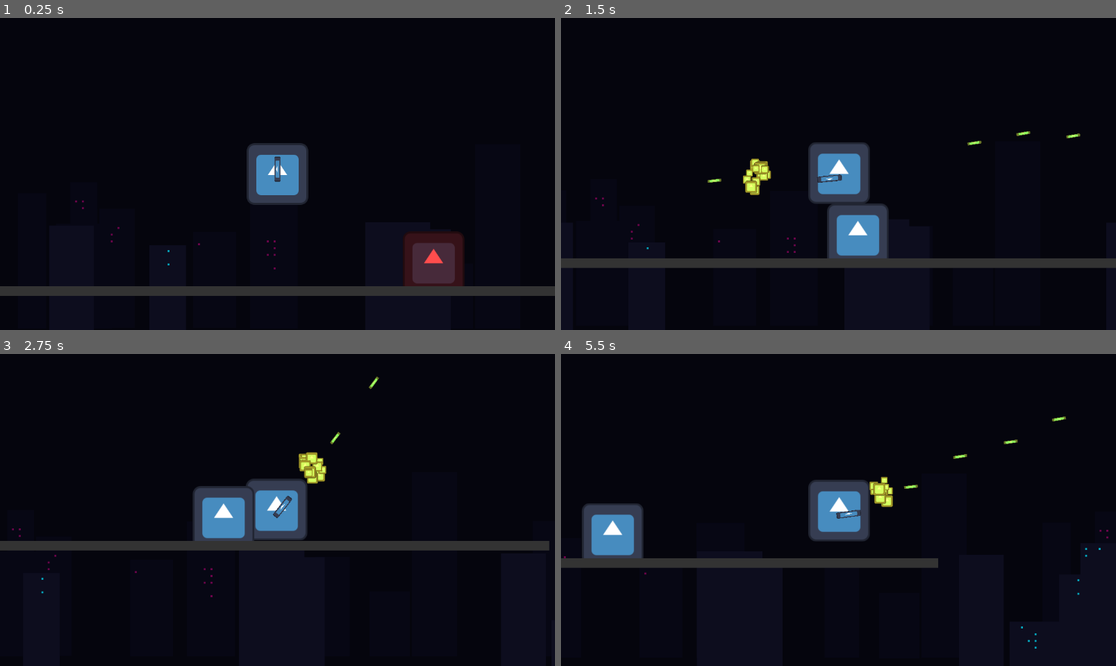
Above: before the commit, frames 1-4 (two rows, left to right).
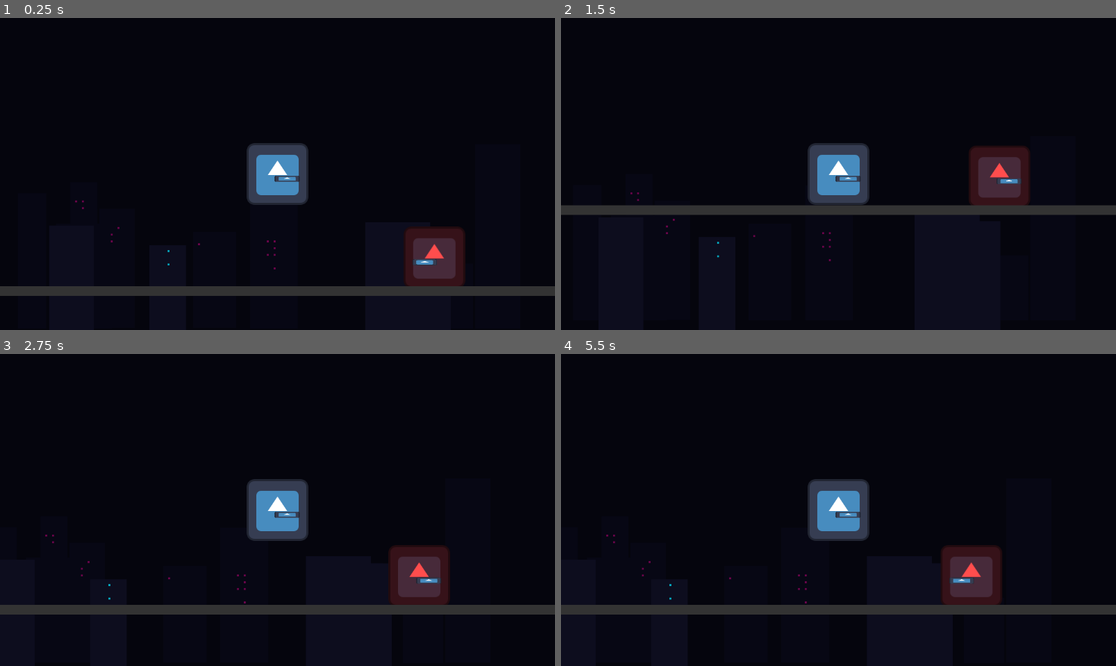
Above: after the commit, the same moments.

Repository: Viet-6/test-pcaF
Game: Godot game, scene res://scenes/levels/test_level.tscn
Same seed, same stepped clock (60 frames per second), same inputs: the game is played once before the commit and once after it. The engine's default icon, where the game draws it, is replaced by a stand-in: a white triangle on a blue panel in a dark square.
Inputs (mouse positions are in pixels of both pictures, inside the frame that each line leads up to):
- Up to frame 1 (0.25 s): no input
- Up to frame 2 (1.5 s): move the mouse to (960, 158) at 0.52 s; press the mouse at (960, 158) at 0.53 s; hold D (move_right) from 0.53 s (still down); tap Space (jump) at 0.77 s; move the mouse to (727, 189) at 1.27 s; release the mouse at (727, 189) at 1.28 s; click (727, 189) at 1.35 s
- Up to frame 3 (2.75 s): tap Space (jump) at 1.52 s; move the mouse to (333, 441) at 2.02 s; release D (move_right) at 2.03 s; press the mouse at (333, 441) at 2.03 s; hold A (move_left) from 2.03 s (still down)
- Up to frame 4 (5.5 s): move the mouse to (810, 572) at 2.77 s; release A (move_left) at 2.78 s; release the mouse at (810, 572) at 2.78 s; hold D (move_right) 2.78-4.28 s; click (810, 572) at 2.85 s; tap Space (jump) at 3.02, 3.77, 4.52 s; move the mouse to (1005, 556) at 3.52 s; press the mouse at (1005, 556) at 3.53 s; move the mouse to (672, 463) at 4.27 s; release the mouse at (672, 463) at 4.28 s; hold A (move_left) 4.28-5.03 s; click (672, 463) at 4.35 s; move the mouse to (866, 510) at 5.02 s; press the mouse at (866, 510) at 5.03 s; hold D (move_right) from 5.03 s (still down)

The runs differ from the first frame. In frame 1, 0.7% of the frame differs, in the area x 49-84%, y 44-86%; in frame 2, 11%; in frame 3, 11%, in the area x 0-100%, y 7-84%; in frame 4, 9.9%.
Error after the commit: Parse Error: Identifier "can_fire" not declared in the current scope. (res://scripts/weapon.gd:20)

Commit message:
Add enemy AI

Diff:
--- a/scenes/enemies/enemy.tscn
+++ b/scenes/enemies/enemy.tscn
@@ -1,10 +1,11 @@
-[gd_scene load_steps=4 format=3 uid="uid://enemy_scene_123"]
+[gd_scene load_steps=5 format=3 uid="uid://enemy_scene_123"]
 
 [ext_resource type="Script" path="res://scripts/enemy.gd" id="1_enemy"]
 [ext_resource type="Texture2D" path="res://icon.svg" id="2_icon"]
+[ext_resource type="PackedScene" path="res://scenes/weapons/rifle.tscn" id="3_weapon"]
 
 [sub_resource type="RectangleShape2D" id="RectangleShape2D_enemy"]
-size = Vector2(100, 100)
+size = Vector2(60, 120)
 
 [node name="Enemy" type="CharacterBody2D"]
 collision_layer = 4
@@ -17,3 +18,15 @@
 
 [node name="CollisionShape2D" type="CollisionShape2D" parent="."]
 shape = SubResource("RectangleShape2D_enemy")
+
+[node name="VisionRay" type="RayCast2D" parent="."]
+target_position = Vector2(400, 0)
+collision_mask = 3
+
+[node name="FloorCheck" type="RayCast2D" parent="."]
+position = Vector2(50, 0)
+target_position = Vector2(0, 70)
+
+[node name="Weapon" parent="." instance=ExtResource("3_weapon")]
+position = Vector2(0, 10)
+is_player_controlled = false
--- a/scripts/enemy.gd
+++ b/scripts/enemy.gd
@@ -7,11 +7,95 @@
 	current_health = max_health
 	add_to_group("enemies")
 
+const SPEED = 100.0
+const GRAVITY = 980.0
+const PATROL_TIME = 2.0
+const IDLE_TIME = 1.0
+
+enum State { IDLE, PATROL, ATTACK }
+var current_state = State.PATROL
+var direction = 1 # 1 = Right, -1 = Left
+var state_timer = 0.0
+
+@onready var vision_ray = $VisionRay
+@onready var floor_ray = $FloorCheck
+@onready var weapon = $Weapon # Assume we add a weapon node
+
 func _physics_process(delta):
-	# Add gravity so it sits on floor properly
+	# Apply Gravity
 	if not is_on_floor():
-		velocity.y += 980.0 * delta
+		velocity.y += GRAVITY * delta
+
+	# State Logic
+	match current_state:
+		State.IDLE:
+			velocity.x = 0
+			_process_idle(delta)
+		State.PATROL:
+			_process_patrol(delta)
+		State.ATTACK:
+			velocity.x = 0
+			_process_attack(delta)
+
 	move_and_slide()
+
+func _process_idle(delta):
+	state_timer -= delta
+	if state_timer <= 0:
+		set_state(State.PATROL)
+		# Flip direction optionally
+		if randf() > 0.5:
+			flip()
+
+func _process_patrol(delta):
+	# Move
+	velocity.x = direction * SPEED
+
+	# Check for cliffs or walls
+	if is_on_wall() or not floor_ray.is_colliding():
+		flip()
+
+	# Check for player (Simple Vision)
+	if vision_ray.is_colliding():
+		var collider = vision_ray.get_collider()
+		if collider and collider.is_in_group("player"):
+			set_state(State.ATTACK)
+
+	# Optional: Periodically stop
+	state_timer -= delta
+	if state_timer <= 0:
+		set_state(State.IDLE)
+
+func _process_attack(delta):
+	# Face the player (RayCast logic handles this normally if we keep tracking)
+	# Check if player still visible
+	if not vision_ray.is_colliding():
+		# Lost sight? Go back to patrol/idle
+		set_state(State.IDLE)
+		return
+
+	var collider = vision_ray.get_collider()
+	if not collider or not collider.is_in_group("player"):
+		set_state(State.IDLE)
+		return
+
+	# Shoot!
+	if weapon and weapon.has_method("shoot"):
+		weapon.shoot() # Weapon script handles fire rate/cooldown internaly
+
+func set_state(new_state):
+	current_state = new_state
+	match new_state:
+		State.IDLE:
+			state_timer = IDLE_TIME
+		State.PATROL:
+			state_timer = PATROL_TIME
+		State.ATTACK:
+			state_timer = 5.0 # Max attack time before re-evaluating
+
+func flip():
+	direction *= -1
+	scale.x = -1 # Flip the sprite AND the RayCasts attached to it
 
 
 func take_damage(amount: int):
--- a/scripts/projectile.gd
+++ b/scripts/projectile.gd
@@ -37,19 +37,11 @@
 	query.collision_mask = 5 # 1 (Floor) + 4 (Enemy)
 	query.hit_from_inside = true
 
-	# DEBUG: Scan everything to see what is inconsistent
-	var debug_query = PhysicsRayQueryParameters2D.create(current_pos, next_pos)
-	debug_query.collide_with_bodies = true
-	var debug_result = space_state.intersect_ray(debug_query)
-	if debug_result:
-		print("DEBUG RAY HIT: ", debug_result.collider.name, " Layer: ", debug_result.collider.collision_layer)
-
 	var result = space_state.intersect_ray(query)
 
 	if result:
 		# Hit something valid (Player is ignored by mask)
 		var body = result.collider
-		print("Hit Object: ", body.name, " | Layer: ", body.collision_layer)
 		position = result.position
 		_on_hit(body)
 	else:
--- a/scripts/weapon.gd
+++ b/scripts/weapon.gd
@@ -9,11 +9,12 @@
 @export var projectile_scene: PackedScene
 @export var muzzle_flash_scene: PackedScene
 
-var can_fire: bool = true
+@export var is_player_controlled: bool = true
 @onready var muzzle = $Muzzle
 
 func _process(_delta):
-	look_at(get_global_mouse_position())
+	if is_player_controlled:
+		look_at(get_global_mouse_position())
 
 func shoot():
 	if not can_fire:
